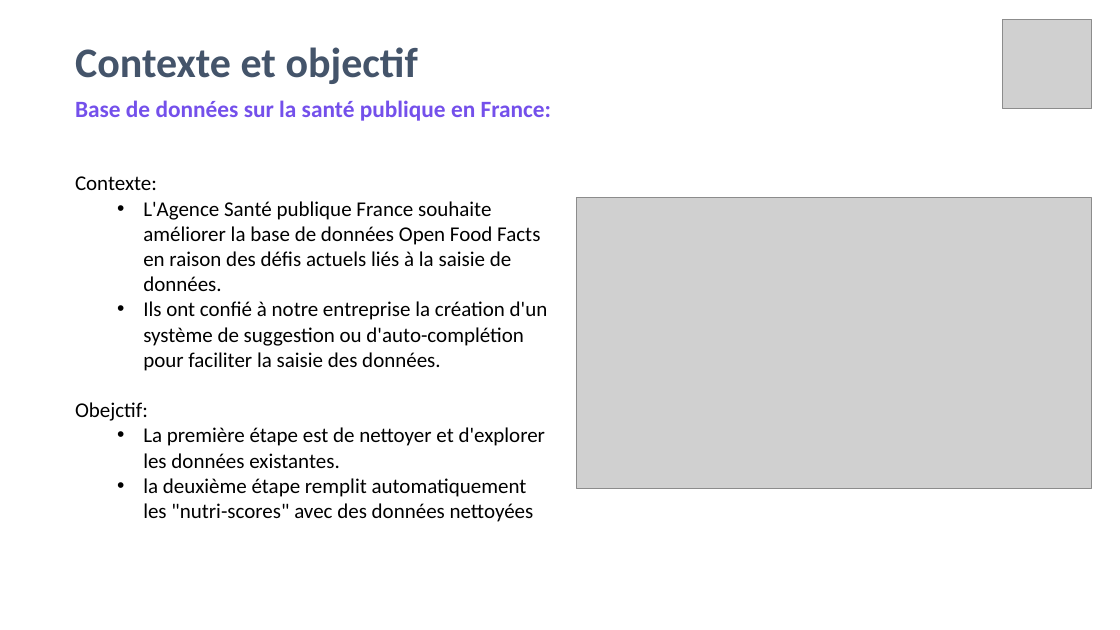
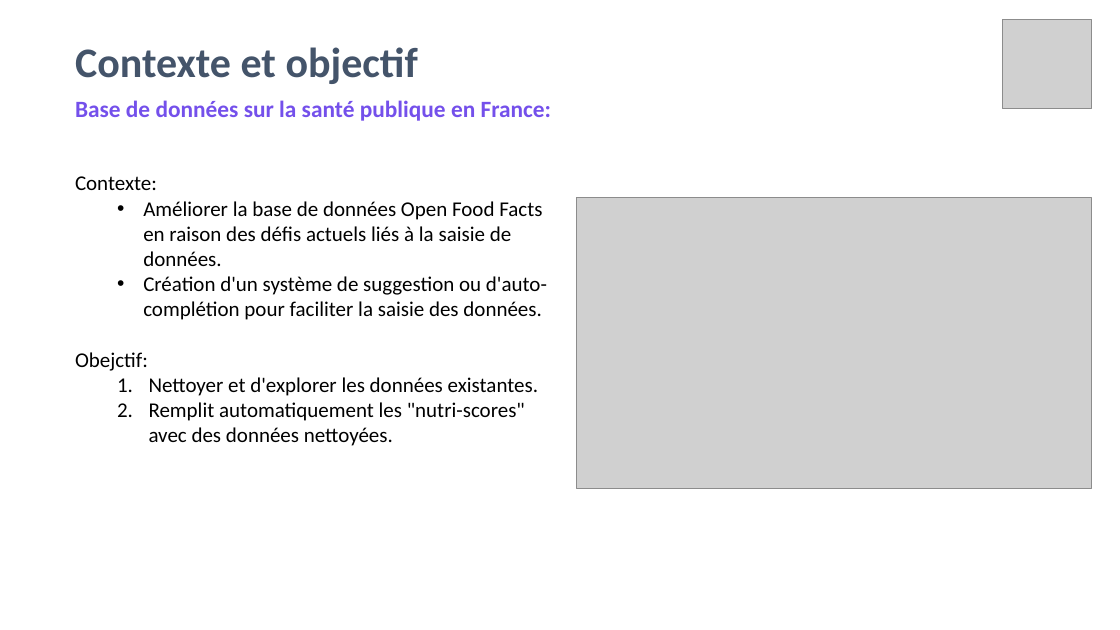
Before and after one commit to amaye15/OpenClassroom--Machine-Learning-Engineer, a slide deck: slide 4 of P2/P2.pptx. Drawn at 1120x630 pixels with LibreOffice and Linux fonts; fonts in the diff are those of the drawing; grey boxes stand for pictures. Boxes give left, top, right and bottom in pixels: in the first picture for what was removed or moved away, otherwise in the second. Text is boxed around its words. In the diff, an @@ line names an element or a change of style, - is before the commit and + after.

Commit message:
presentation complete

```diff
--- a/P2/P2.pptx
+++ b/P2/P2.pptx
@@ text at [143, 201, 547, 320]: text changed @@
-  • L'Agence Santé publique France souhaite améliorer la base de données Open Food Facts en raison des défis actuels liés à la saisie de données.
-  • Ils ont confié à notre entreprise la création d'un système de suggestion ou d'auto-complétion pour faciliter la saisie des données.
+  • Améliorer la base de données Open Food Facts en raison des défis actuels liés à la saisie de données.
+  • Création d'un système de suggestion ou d'auto-complétion pour faciliter la saisie des données.
@@ text at [149, 377, 538, 446]: text changed @@
-  • La première étape est de nettoyer et d'explorer les données existantes.
-  • la deuxième étape remplit automatiquement les "nutri-scores" avec des données nettoyées
+  1. Nettoyer et d'explorer les données existantes.
+  2. Remplit automatiquement les "nutri-scores" avec des données nettoyées.
```
Also in this commit, not shown: 19 other slides changed, 1 slide added, 1 slide removed, 2 other files.
